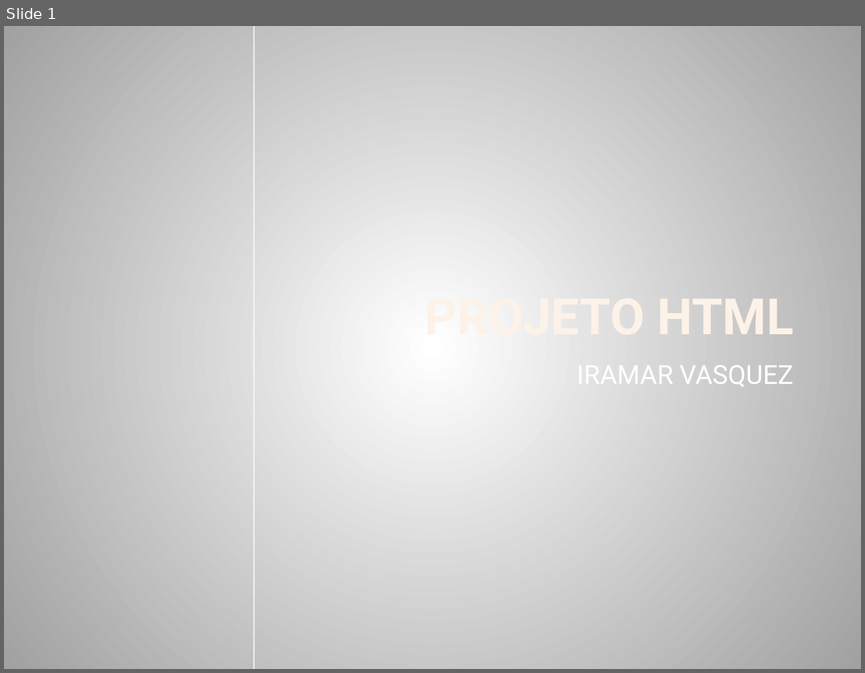
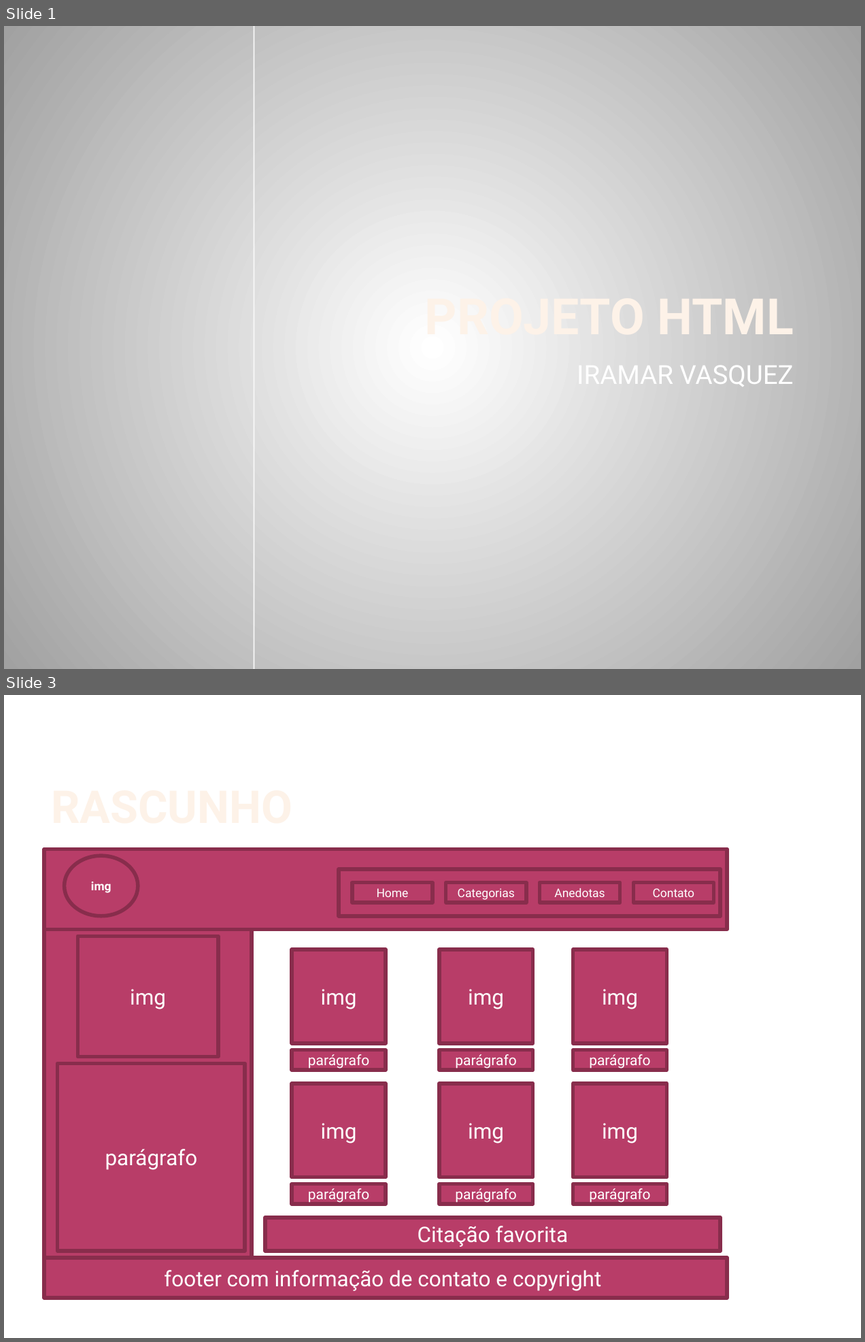
Before and after one commit to iramarvasquez/Projeto_HTML, a slide deck: Projeto_HTML.pptx. Shown one above the other, each under a label of ours: slide 1 before the commit, slides 1 and 3 after it; the slides between them are not shown. The pictures are 865x673 and 865x1342 pixels, drawn with LibreOffice and Linux fonts; fonts in the diff are those of the drawing; background and template pictures are left out. Boxes give left, top, right and bottom in pixels: in the first picture for what was removed or moved away, otherwise in the second. Text is boxed around its words. In the diff, an @@ line names an element or a change of style, - is before the commit and + after.

Commit message:
Rascunho inicial do meu blog

```diff
--- a/Projeto_HTML.pptx
+++ b/Projeto_HTML.pptx
@@ slide 3 added at [4,695,861,1338], background #FFFFFF @@
@@ title added at [47,725,725,832], 38 pt, text gradient #FEF7F1 to #FEF3E8 to #FBCF9C to #F9B94C, bold @@
+RASCUNHO
@@ rectangle added at [44,849,727,930], fill #B83D68, outline #882D4D 3.15 pt @@
@@ ellipse added at [64,855,138,915], fill #B83D68, outline #882D4D 3.15 pt, 10 pt, text #FFFFFF, bold @@
+img
@@ rectangle added at [339,869,720,916], fill #B83D68, outline #882D4D 3.15 pt @@
@@ rectangle added at [352,883,432,902], fill #B83D68, outline #882D4D 3.15 pt, 10 pt, text #FFFFFF @@
+Home
@@ rectangle added at [446,883,527,902], fill #B83D68, outline #882D4D 3.15 pt, 10 pt, text #FFFFFF @@
+Categorias
@@ rectangle added at [540,883,620,902], fill #B83D68, outline #882D4D 3.15 pt, 10 pt, text #FFFFFF @@
+Anedotas
@@ rectangle added at [633,883,713,902], fill #B83D68, outline #882D4D 3.15 pt, 10 pt, text #FFFFFF @@
+Contato
@@ rectangle added at [44,929,252,1257], fill #B83D68, outline #882D4D 3.15 pt @@
@@ rectangle added at [77,936,218,1057], fill #B83D68, outline #882D4D 3.15 pt, 18 pt, text #FFFFFF @@
+img
@@ rectangle added at [292,949,385,1043], fill #B83D68, outline #882D4D 3.15 pt, 18 pt, text #FFFFFF @@
+img
@@ rectangle added at [439,949,532,1043], fill #B83D68, outline #882D4D 3.15 pt, 18 pt, text #FFFFFF @@
+img
@@ rectangle added at [573,949,666,1043], fill #B83D68, outline #882D4D 3.15 pt, 18 pt, text #FFFFFF @@
+img
@@ rectangle added at [292,1050,385,1070], fill #B83D68, outline #882D4D 3.15 pt, 12 pt, text #FFFFFF @@
+parágrafo
@@ rectangle added at [439,1050,532,1070], fill #B83D68, outline #882D4D 3.15 pt, 12 pt, text #FFFFFF @@
+parágrafo
@@ rectangle added at [573,1050,666,1070], fill #B83D68, outline #882D4D 3.15 pt, 12 pt, text #FFFFFF @@
+parágrafo
@@ rectangle added at [57,1064,245,1251], fill #B83D68, outline #882D4D 3.15 pt, 18 pt, text #FFFFFF @@
+parágrafo
@@ rectangle added at [292,1083,385,1176], fill #B83D68, outline #882D4D 3.15 pt, 18 pt, text #FFFFFF @@
+img
@@ rectangle added at [439,1083,532,1176], fill #B83D68, outline #882D4D 3.15 pt, 18 pt, text #FFFFFF @@
+img
@@ rectangle added at [573,1083,666,1176], fill #B83D68, outline #882D4D 3.15 pt, 18 pt, text #FFFFFF @@
+img
@@ rectangle added at [292,1183,385,1203], fill #B83D68, outline #882D4D 3.15 pt, 12 pt, text #FFFFFF @@
+parágrafo
@@ rectangle added at [439,1183,532,1203], fill #B83D68, outline #882D4D 3.15 pt, 12 pt, text #FFFFFF @@
+parágrafo
@@ rectangle added at [573,1183,666,1203], fill #B83D68, outline #882D4D 3.15 pt, 12 pt, text #FFFFFF @@
+parágrafo
@@ rectangle added at [265,1217,720,1250], fill #B83D68, outline #882D4D 3.15 pt, 18 pt, text #FFFFFF @@
+Citação favorita
@@ rectangle added at [44,1257,727,1297], fill #B83D68, outline #882D4D 3.15 pt, 18 pt, text #FFFFFF @@
+footer com informação de contato e copyright
```
Also in this commit, not shown: 1 other slide added, 1 slide removed.
